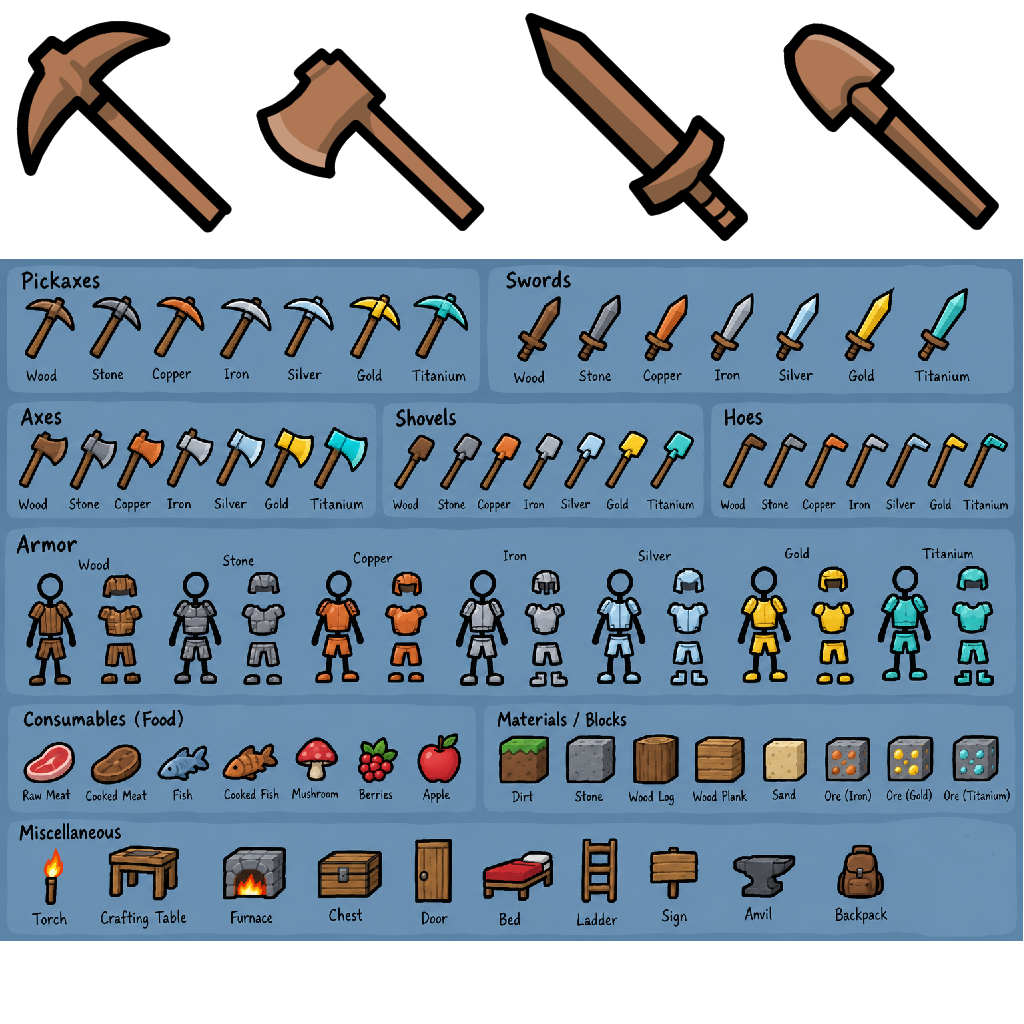
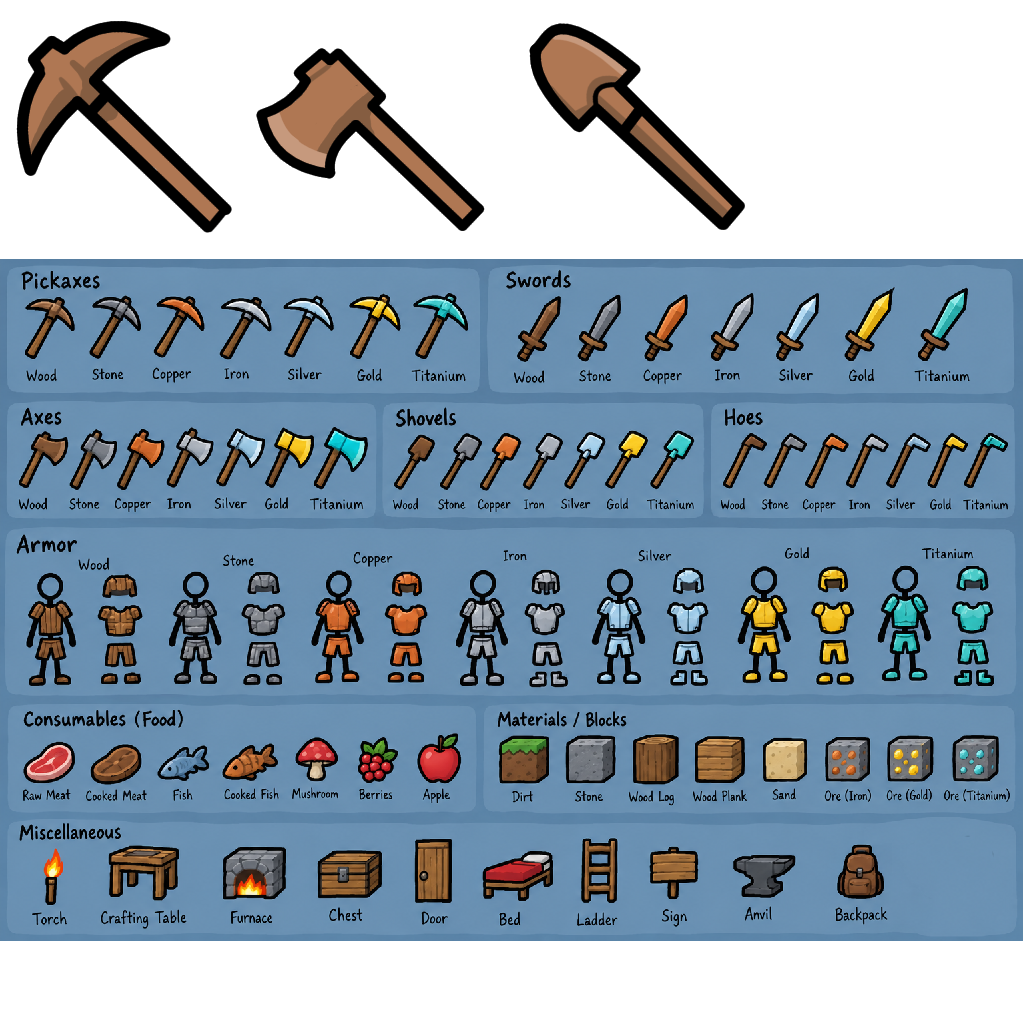
Revision of a layered w=1024, h=1024 image; what changed, layer by layer:
added group "Shovel Wood" with 4 layers above "Axe Wood" over [525,12,832,241]
moved "Outline" (1st of 2, in "Shovel Wood") into group "Shovel Wood", painted on it over [525,12,999,241]
moved "Shading" (1st of 3, in "Shovel Wood") into group "Shovel Wood", painted on it over [525,12,999,241]
moved "Color" (1st of 2, in "Shovel Wood") into group "Shovel Wood", painted on it over [525,12,999,241]
removed group "Sword Wood" (4 layers) over [525,12,748,241]
removed layer "Outline" (2nd of 3, in "Sword Wood") from group "Sword Wood" over [525,12,748,241]
removed layer "Shading" (2nd of 4, in "Sword Wood") from group "Sword Wood" over [525,12,748,241]
removed layer "Color" (2nd of 3, in "Sword Wood") from group "Sword Wood" over [525,12,748,241]
